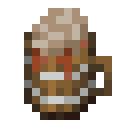
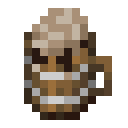
Two versions of the same layered image (w=128, h=128). Layer-by-layer changes:
painted on "Liquid" over left=32, top=40, right=88, bottom=80
painted on "Tankard" over left=32, top=40, right=112, bottom=112
